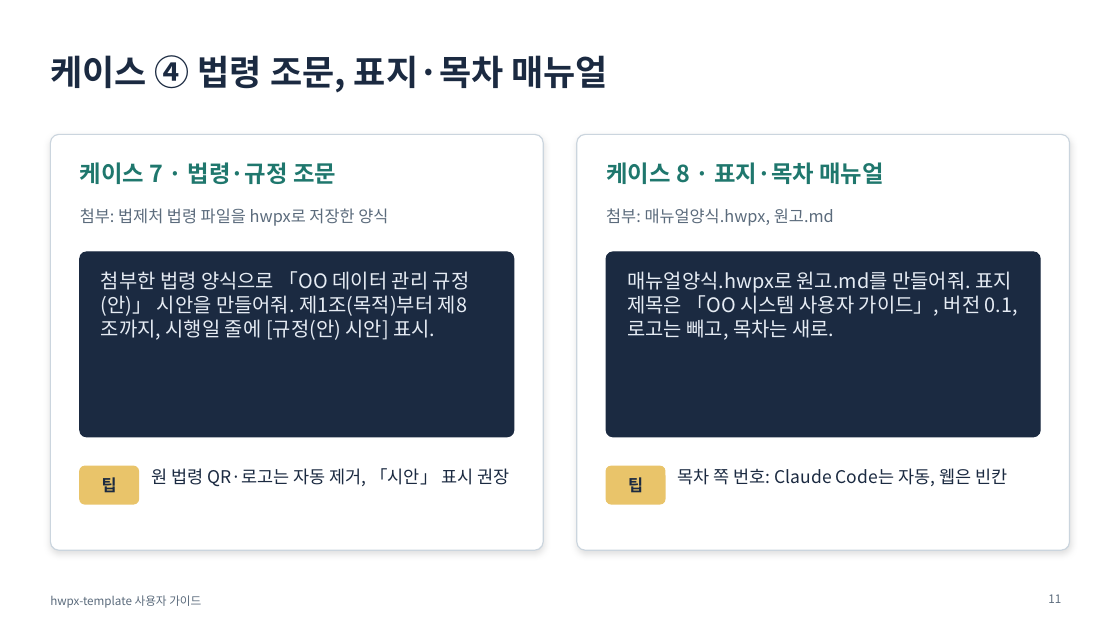
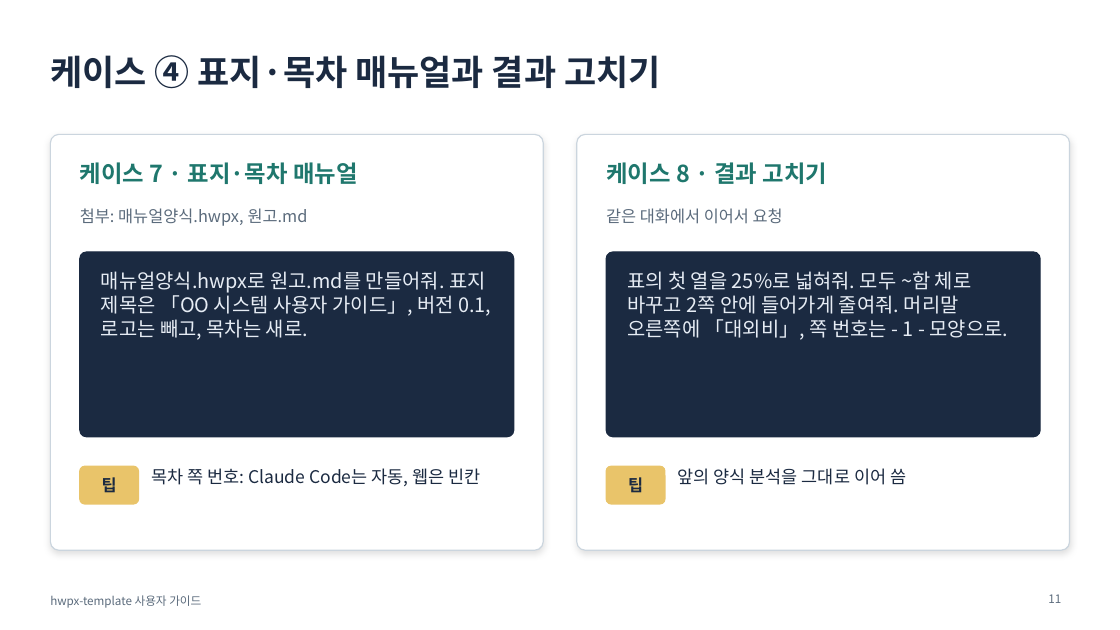
Before and after one commit to emilyJ7/hwpx-template-public, a slide deck: slide 11 of docs/발표자료/발표자료.pptx. Drawn at 1120x630 pixels with LibreOffice and Linux fonts; fonts in the diff are those of the drawing. Boxes give left, top, right and bottom in pixels: in the first picture for what was removed or moved away, otherwise in the second. Text is boxed around its words. In the diff, an @@ line names an element or a change of style, - is before the commit and + after.

```diff
--- a/docs/발표자료/발표자료.pptx
+++ b/docs/발표자료/발표자료.pptx
@@ title at <box>50,55,661,89</box>: text changed @@
-케이스 ④ 법령 조문, 표지·목차 매뉴얼
+케이스 ④ 표지·목차 매뉴얼과 결과 고치기
@@ text at <box>80,162,357,184</box>: text changed @@
-케이스 7 · 법령·규정 조문
+케이스 7 · 표지·목차 매뉴얼
@@ text at <box>606,162,827,184</box>: text changed @@
-케이스 8 · 표지·목차 매뉴얼
+케이스 8 · 결과 고치기
@@ text at <box>80,208,308,226</box>: text changed @@
-첨부: 법제처 법령 파일을 hwpx로 저장한 양식
+첨부: 매뉴얼양식.hwpx, 원고.md
@@ text at <box>606,208,783,224</box>: text changed @@
-첨부: 매뉴얼양식.hwpx, 원고.md
+같은 대화에서 이어서 요청
@@ text at <box>101,271,491,340</box>: text changed @@
-첨부한 법령 양식으로 「OO 데이터 관리 규정(안)」 시안을 만들어줘. 제1조(목적)부터 제8조까지, 시행일 줄에 [규정(안) 시안] 표시.
+매뉴얼양식.hwpx로 원고.md를 만들어줘. 표지 제목은 「OO 시스템 사용자 가이드」, 버전 0.1, 로고는 빼고, 목차는 새로.
@@ text at <box>627,271,1009,340</box>: text changed @@
-매뉴얼양식.hwpx로 원고.md를 만들어줘. 표지 제목은 「OO 시스템 사용자 가이드」, 버전 0.1, 로고는 빼고, 목차는 새로.
+표의 첫 열을 25%로 넓혀줘. 모두 ~함 체로 바꾸고 2쪽 안에 들어가게 줄여줘. 머리말 오른쪽에 「대외비」, 쪽 번호는 - 1 - 모양으로.
@@ text at <box>151,468,481,486</box>: text changed @@
-원 법령 QR·로고는 자동 제거, 「시안」 표시 권장
+목차 쪽 번호: Claude Code는 자동, 웹은 빈칸
@@ text at <box>678,468,906,485</box>: text changed @@
-목차 쪽 번호: Claude Code는 자동, 웹은 빈칸
+앞의 양식 분석을 그대로 이어 씀
```
Also in this commit, not shown: 5 other slides changed, 14 other files.
